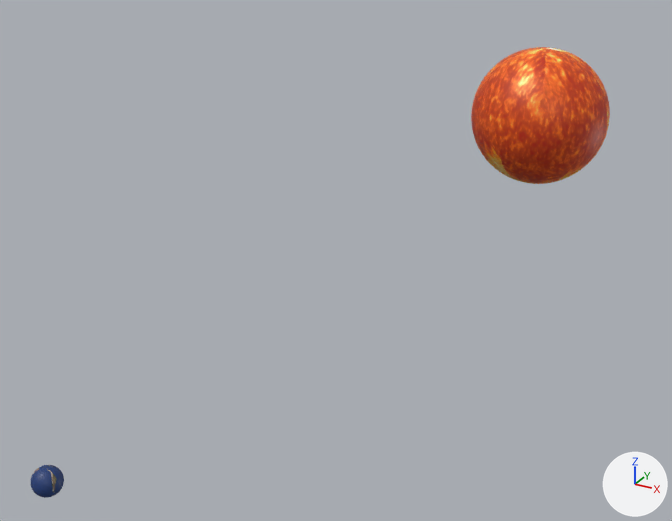
Before and after pictures for a commit that changed the glTF model modelle/erde.glb.
Before and after are seen from a 50 mm lens placed at (3.88, -13.32, 3.6), pointed at (-0.62, -5.14, -0.49). The lights are fixed; the arrows at lower right show +X, +Y and +Z. The first picture is the older version. Where no turn or scale is listed for an object, it has been applied to the vertices.

Script lines for the objects in view, before the commit:
```python
me_icosphere_001 = bpy.data.meshes.new('Icosphere.001')
me_icosphere_001.from_pydata(...)  # 2562 vertices, 5120 faces; spans x -1.0..1.0, y -1.0..1.0, z -1.0..1.0
me_icosphere_001.materials.append(mat_sonne)  # picture img_2k_sun
me_icosphere_002 = bpy.data.meshes.new('Icosphere.002')
me_icosphere_002.from_pydata(...)  # 2562 vertices, 5120 faces; spans x -1.0..1.0, y -1.0..1.0, z -1.0..1.0
me_icosphere_002.materials.append(mat_erde)  # picture img_2k_earth_daymap
ob_erde = bpy.data.objects.new('Erde', me_icosphere_002)
ob_erde.location = (0.0, -10.0, 0.0)
ob_erde.scale = (0.1, 0.1, 0.1)
ob_sonne = bpy.data.objects.new('Sonne', me_icosphere_001)
ob_sonne.location = (0.0, 0.0, 0.0)
```
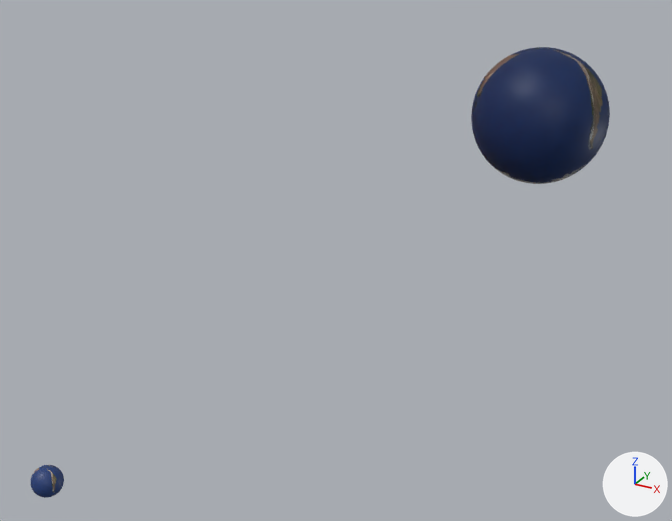
Location of each change, [x1, y1, x2, y2] in pixels of the pictures (672 x 521 px):
'Erde', reshaped, moved, rescaled (312% wider, 306% taller)
    before: [31, 465, 64, 498]
    after: [471, 47, 610, 184]
'Sonne', unchanged, covered by the edit
    before: [471, 47, 610, 184]

The edits, one by one:
Mesh me_icosphere_003 is new.
It has 2562 vertices, 5120 faces and spans x -1.0..1.0, y -1.0..1.0, z -1.0..1.0.
It uses material mat_erde (picture img_2k_earth_daymap).
Object 'Erde' (ob_erde) is rescaled from (0.1, 0.1, 0.1) to (1.0, 1.0, 1.0).
Object 'Erde' (ob_erde) now shows me_icosphere_003 instead of me_icosphere_002.
Object 'Erde' (ob_erde) moves from (0.0, -10.0, 0.0) to (0.0, 0.0, 0.0).
